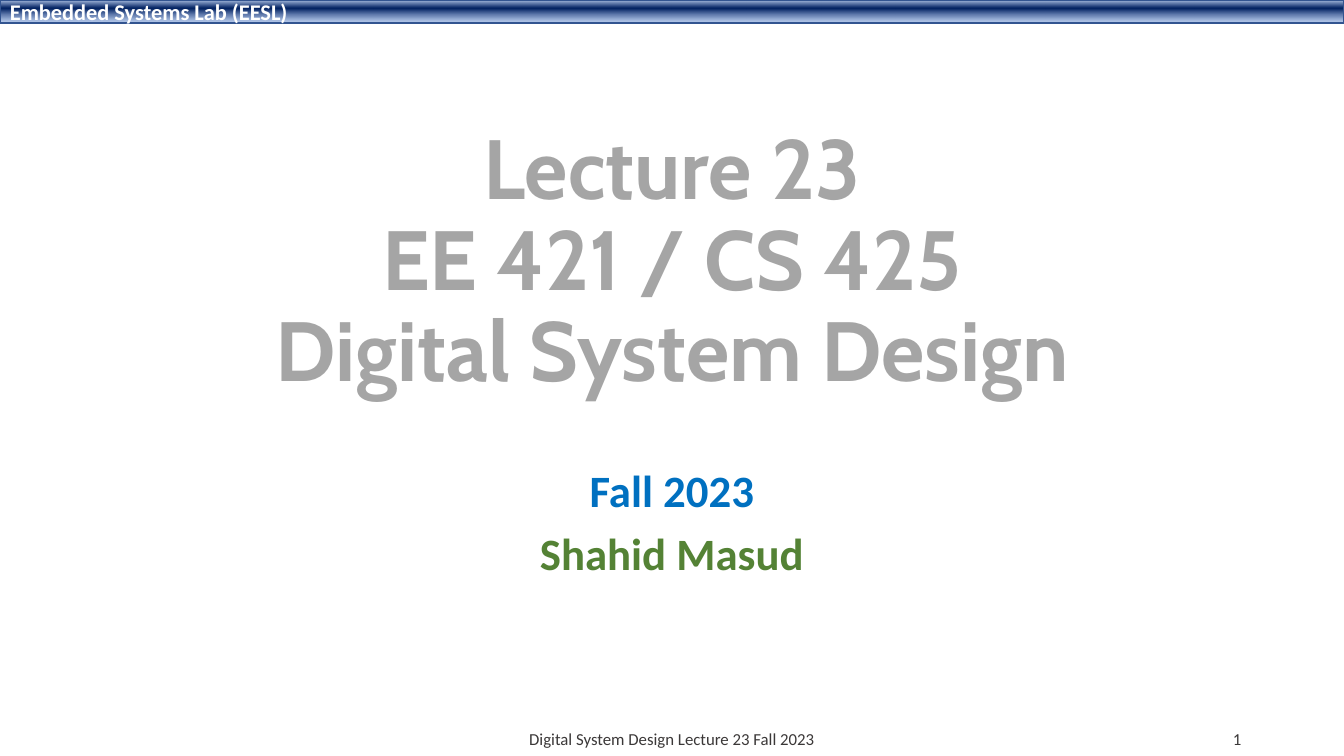
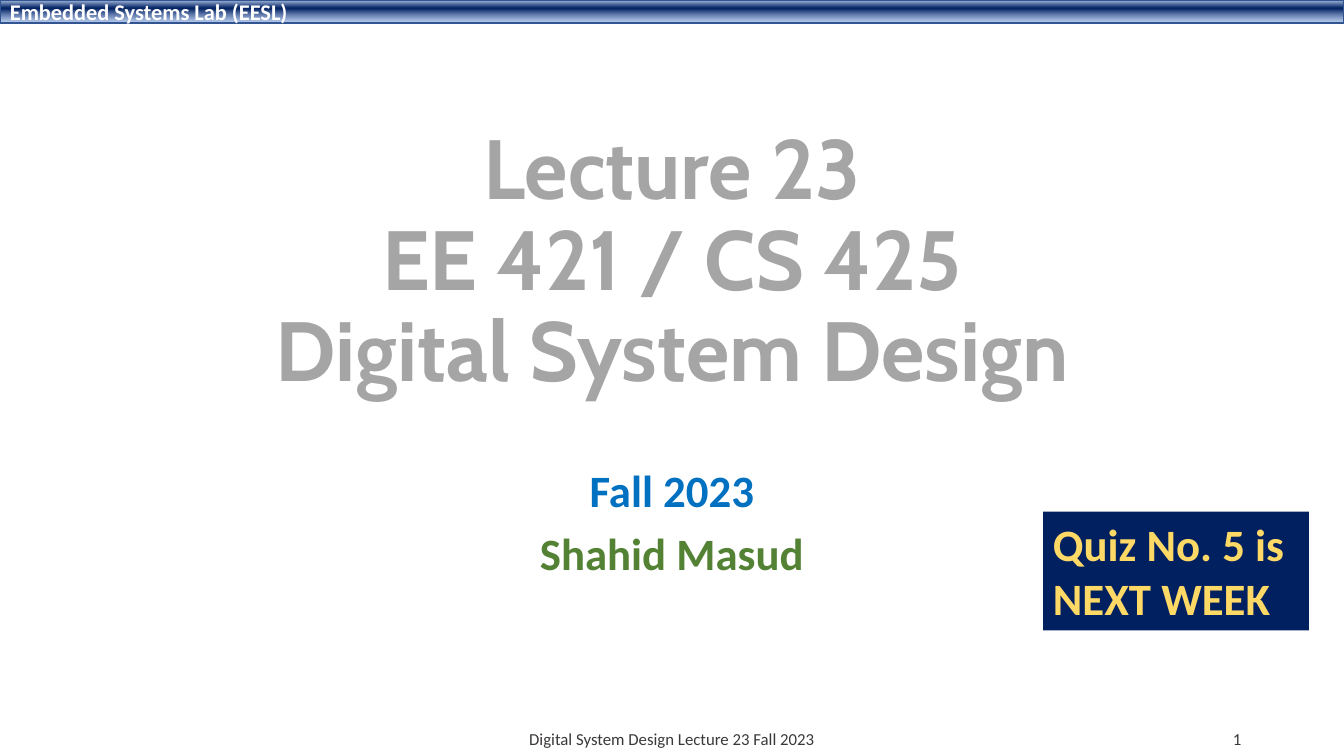
Before and after one commit to shahidmasud/shahidmasud.github.io, a slide deck: slide 1 of DSD_Lec23_Fall2023.ppsx. Drawn at 1344x756 pixels with LibreOffice and Linux fonts; fonts in the diff are those of the drawing; background and template pictures are left out. Boxes give left, top, right and bottom in pixels: in the first picture for what was removed or moved away, otherwise in the second. Text is boxed around its words. In the diff, an @@ line names an element or a change of style, - is before the commit and + after.

```diff
--- a/DSD_Lec23_Fall2023.ppsx
+++ b/DSD_Lec23_Fall2023.ppsx
@@ rectangle added at box(1044, 512, 1310, 631), fill #002060, 32 pt, text gradient #FFC000 to #FFD966 to #FFF2CC, bold @@
+Quiz No. 5 is
+NEXT WEEK
```
Also in this commit, not shown: 7 other slides changed, 1 other file.
